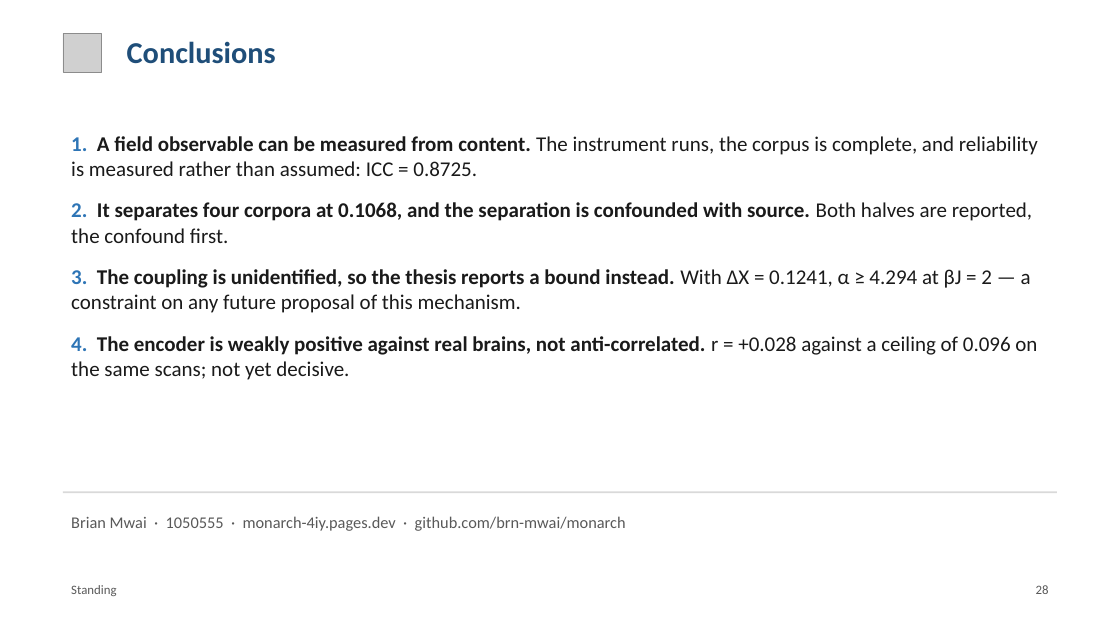
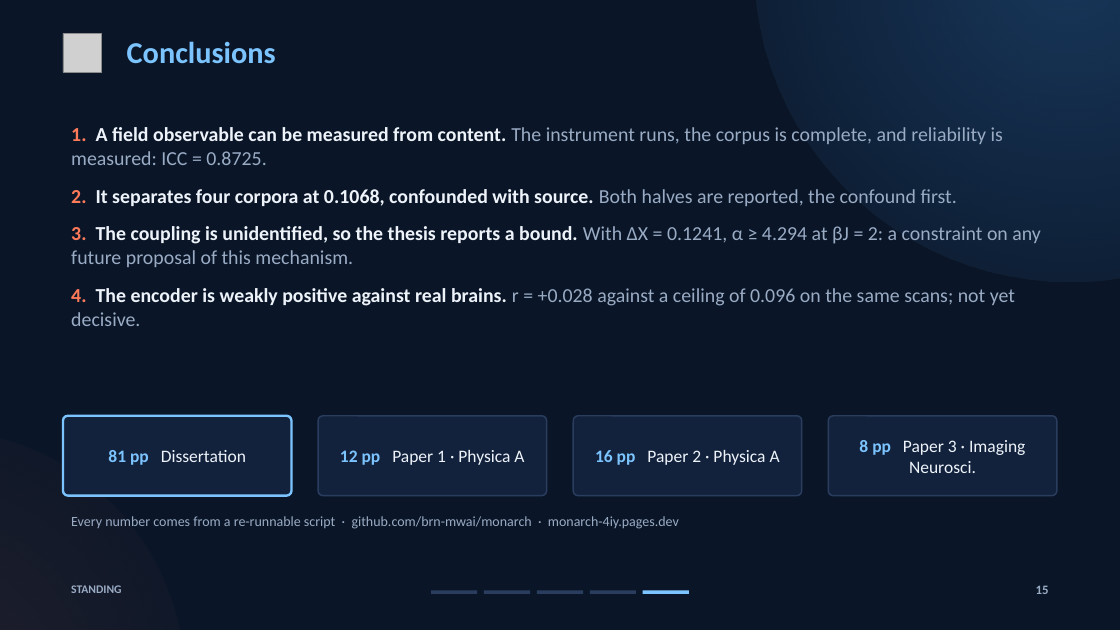
Before and after one commit to brn-mwai/monarch, a slide deck: slide 15 of docs/defence/Monarch_Defence.pptx (slide 28 before the commit). Drawn at 1120x630 pixels with LibreOffice and Linux fonts; fonts in the diff are those of the drawing; grey boxes stand for pictures. Boxes give left, top, right and bottom in pixels: in the first picture for what was removed or moved away, otherwise in the second. Text is boxed around its words. In the diff, an @@ line names an element or a change of style, - is before the commit and + after.

Commit message:
Restyle the defence deck dark and cut it to 15 slides
Dark navy theme with section progress, spin-lattice title, stat tiles,
to-scale bars for eta squared and effect sizes, and a reversal interval
chart. Figures sit on paper cards. Numbers unchanged.

```diff
--- a/docs/defence/Monarch_Defence.pptx
+++ b/docs/defence/Monarch_Defence.pptx
@@ background #FFFFFF to #0A1628 @@
@@ text "Conclusions" at [127, 41, 276, 64]: text colour #1F4E79 to #7CC4FF @@
@@ ellipse added at [755, 0, 1120, 281], fill gradient #3E8EDE @@
@@ text at [71, 127, 1041, 326]: text changed; size 18 to 17 pt; text colour #1A1A1A to #9AABC4 @@
-1. A field observable can be measured from content. The instrument runs, the corpus is complete, and reliability is measured rather than assumed: ICC = 0.8725.
-2. It separates four corpora at 0.1068, and the separation is confounded with source. Both halves are reported, the confound first.
-3. The coupling is unidentified, so the thesis reports a bound instead. With ΔX = 0.1241, α ≥ 4.294 at βJ = 2 — a constraint on any future proposal of this mechanism.
-4. The encoder is weakly positive against real brains, not anti-correlated. r = +0.028 against a ceiling of 0.096 on the same scans; not yet decisive.
+1. A field observable can be measured from content. The instrument runs, the corpus is complete, and reliability is measured: ICC = 0.8725.
+2. It separates four corpora at 0.1068, confounded with source. Both halves are reported, the confound first.
+3. The coupling is unidentified, so the thesis reports a bound. With ΔX = 0.1241, α ≥ 4.294 at βJ = 2: a constraint on any future proposal of this mechanism.
+4. The encoder is weakly positive against real brains. r = +0.028 against a ceiling of 0.096 on the same scans; not yet decisive.
@@ rounded rectangle added at [63, 416, 292, 496], fill #12223C, outline #7CC4FF 2 pt, 15 pt, text #EEF3FA @@
+81 pp Dissertation
@@ rounded rectangle added at [318, 416, 547, 496], fill #12223C, outline #2A3D5E 1.25 pt, 15 pt, text #EEF3FA @@
+12 pp Paper 1 · Physica A
@@ rounded rectangle added at [573, 416, 802, 496], fill #12223C, outline #2A3D5E 1.25 pt, 15 pt, text #EEF3FA @@
+16 pp Paper 2 · Physica A
@@ rounded rectangle added at [828, 416, 1057, 496], fill #12223C, outline #2A3D5E 1.25 pt, 15 pt, text #EEF3FA @@
+8 pp Paper 3 · Imaging Neurosci.
@@ ellipse added at [0, 429, 185, 630], fill gradient #FF7A59 @@
@@ rectangle removed at [63, 492, 1057, 493] @@
@@ text at [71, 516, 679, 529]: text changed; size 14 to 12 pt; text colour #595959 to #9AABC4 @@
-Brian Mwai · 1050555 · monarch-4iy.pages.dev · github.com/brn-mwai/monarch
+Every number comes from a re-runnable script · github.com/brn-mwai/monarch · monarch-4iy.pages.dev
@@ text at [71, 585, 121, 593]: text changed; size 11 to 10 pt; text colour #595959 to #9AABC4; bold on @@
-Standing
+STANDING
@@ rectangle added at [431, 591, 477, 594], fill #2A3D5E @@
@@ rectangle added at [484, 591, 530, 594], fill #2A3D5E @@
@@ rectangle added at [537, 591, 583, 594], fill #2A3D5E @@
@@ rectangle added at [590, 591, 636, 594], fill #2A3D5E @@
@@ rectangle added at [643, 591, 689, 594], fill #7CC4FF @@
@@ text at [1036, 585, 1049, 594]: text changed; text colour #595959 to #9AABC4; bold on @@
-28
+15
```
Also in this commit, not shown: 13 other slides changed, 1 slide added, 15 slides removed, 19 other files.
